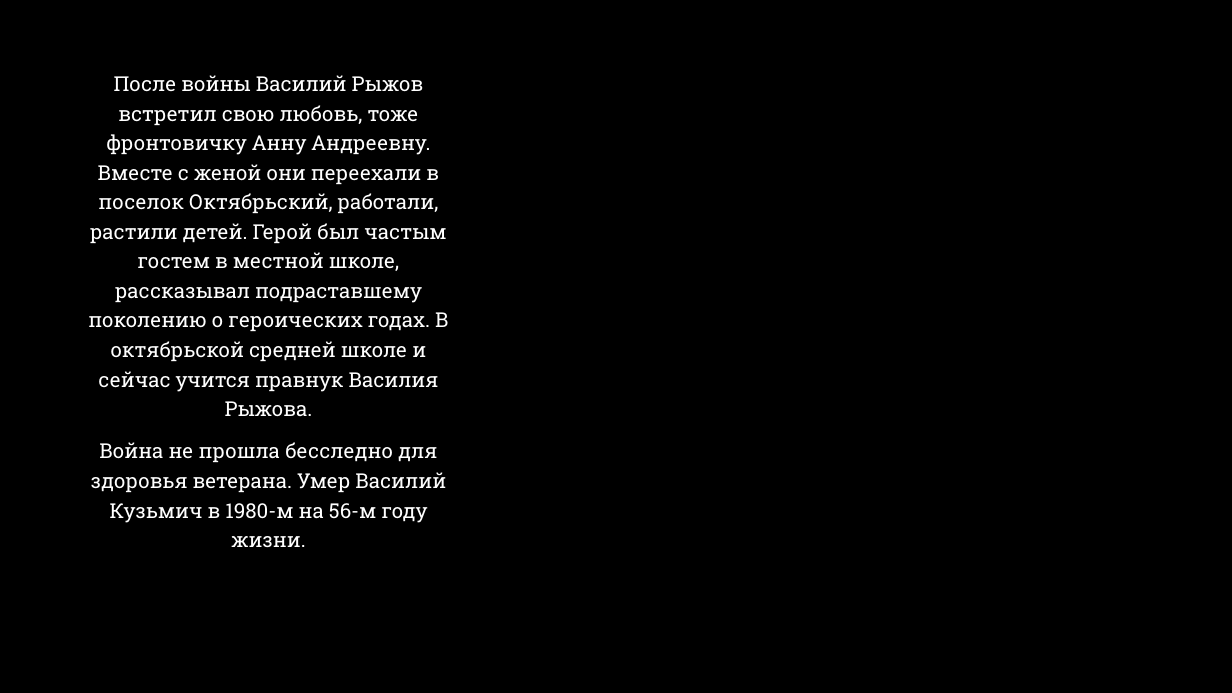
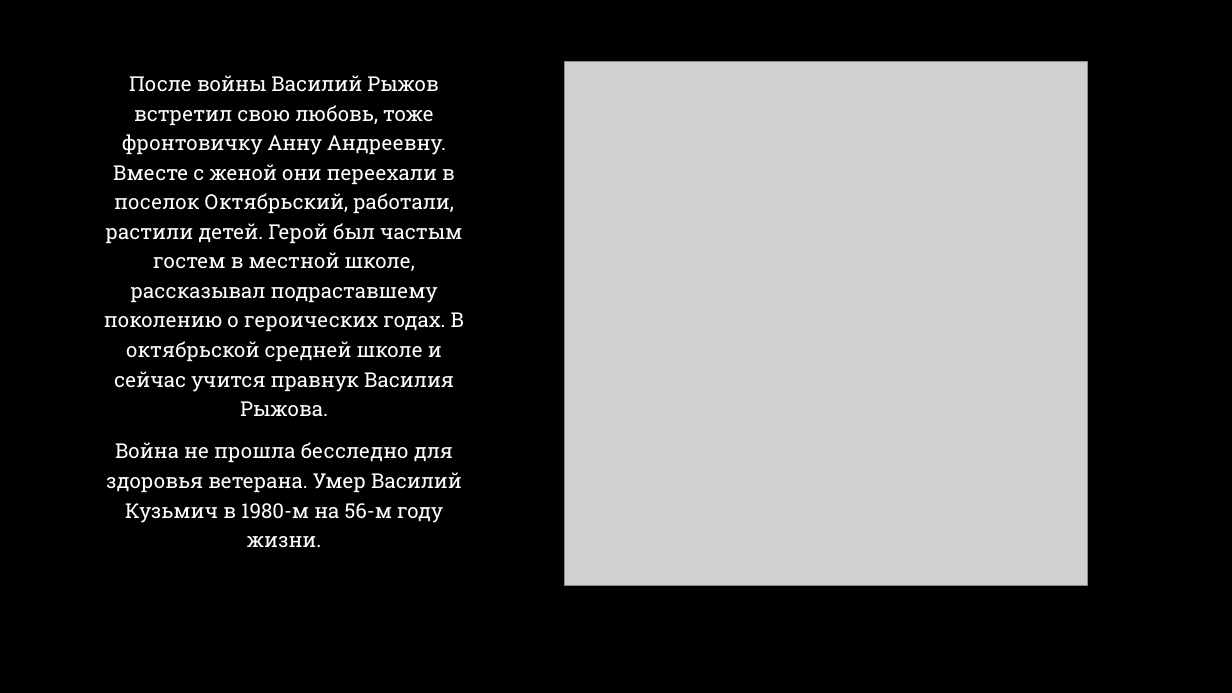
Before and after one commit to exam-leet/Presentations, a slide deck: slide 8 of Vasily Kuzmich Ryzhov by Relt.pptx. Drawn at 1232x693 pixels with LibreOffice and Linux fonts; fonts in the diff are those of the drawing; grey boxes stand for pictures; background and template pictures are left out. Boxes give left, top, right and bottom in pixels: in the first picture for what was removed or moved away, otherwise in the second. Text is boxed around its words. In the diff, an @@ line names an element or a change of style, - is before the commit and + after.

```diff
--- a/Vasily Kuzmich Ryzhov by Relt.pptx
+++ b/Vasily Kuzmich Ryzhov by Relt.pptx
@@ text "После войны Василий Рыжов встретил ...": place and size @@
-text "После войны Василий Рыжов встретил ..." at (88,75,448,547)
+text "После войны Василий Рыжов встретил ..." at (104,75,464,547)
@@ picture added at (565,62,1089,586) @@
```
Also in this commit, not shown: 1 slide added.
